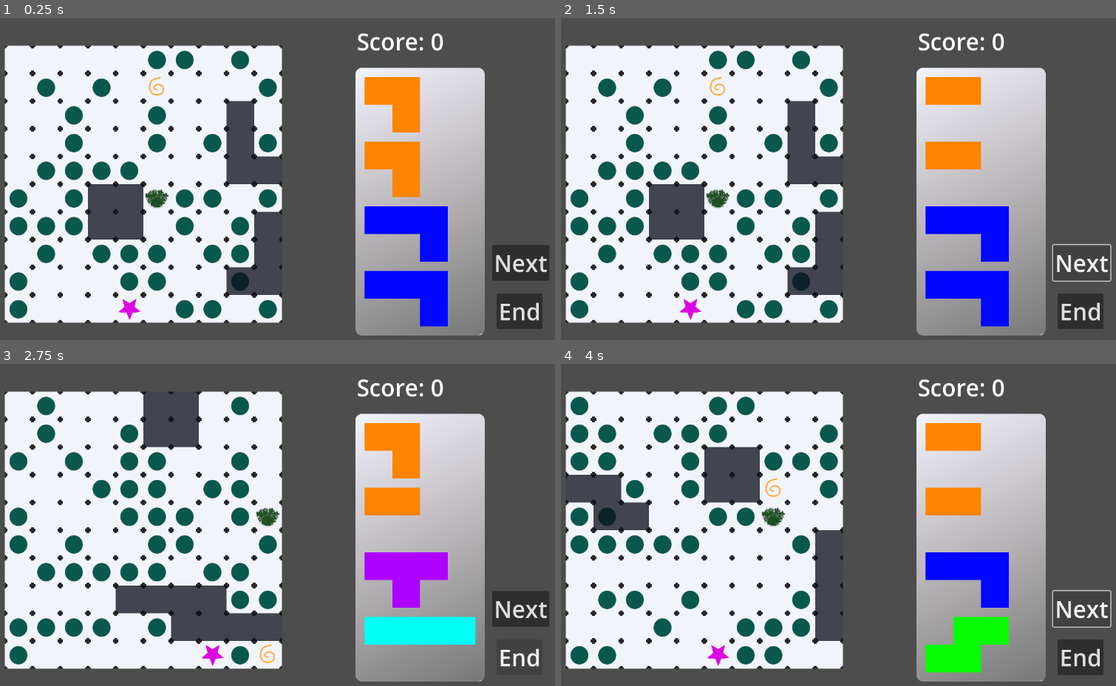
Above: before the commit, frames 1-4 (two rows, left to right).
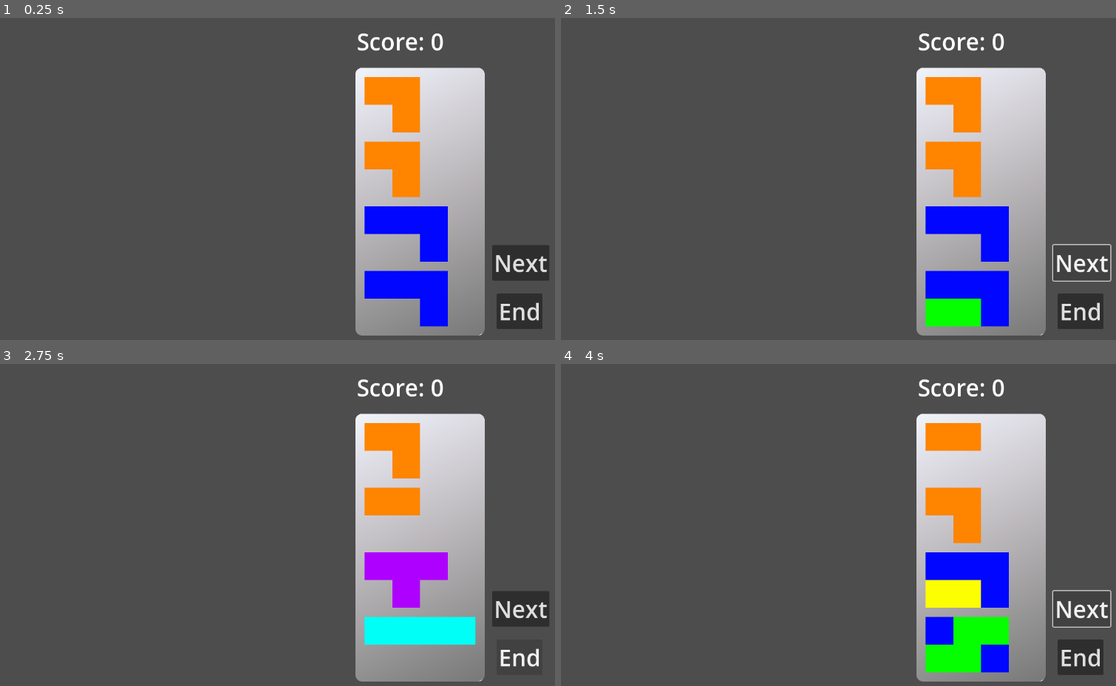
Above: after the commit, the same moments.

Repository: mDuo13/ld54
Game: Godot game, scene res://Scenes/PlayGame.tscn
The game is run twice, just before and just after one commit, with the same random seed, the same clock (stepped at 60 frames per second) and the same inputs.
Inputs:
- Up to frame 1 (0.25 s): no input
- Up to frame 2 (1.5 s): click "Next" at 0.5 s; click "Next" at 1.25 s
- Up to frame 3 (2.75 s): click "End" at 2 s
- Up to frame 4 (4 s): click "End" at 2.75 s; click "Next" at 3.5 s

The runs differ from the first frame. In frame 1, 38% of the frame differs, in the area x 0-51%, y 8-95%; in frame 2, 40%; in frame 3, 38%; in frame 4, 40%, in the area x 0-81%, y 8-96%.
Error after the commit: Parse Error: Identifier "TBD" not declared in the current scope. (res://Scripts/plate.gd:226)

Commit message:
incomplete... place piece using 2d cells

Diff:
--- a/Scripts/plate.gd
+++ b/Scripts/plate.gd
@@ -196,27 +196,41 @@
 		print("Encircled?:", is_encircled(map_coords))
 		#cycle_food_at(map_coords)
 
+func test_piece_placement(base_coords:Vector2i, cells2d: Array, color: String) -> Array[Vector2i]:
+	var q_change = []
+	for dx in range(cells2d.size()):
+		for dy in range(cells2d[dx].size()):
+			if not cells2d[dx][dy]:
+				# not a filled cell
+				continue
+			var cell_coords = base_coords + Vector2i(dx, dy)
+
+			if oob(cell_coords):
+				print("oob piece drop @ square", cell_coords)
+				return []
+			if is_occupied(cell_coords):
+				print("blocked @", cell_coords)
+				return []
+			if adacent_to_color(cell_coords, color):
+				print("adjacency problem @", cell_coords)
+				return []
+			q_change.append(cell_coords)
+	return q_change
+
 func _on_piece_drop(pos: Vector2i, piece: Piece):
 	var coords = map_coords_of(pos, true) # based on top left corner of piece hitbox
+	var color : String = piece.piece.type
 	#TODO: handle rotation, maybe some other stuff
-	var q_change = []
+
 	var bump_score = 0
-	for i in range(piece.piece.cells.size()):
-		if not piece.piece.cells[i]:
-			continue
-		var cell_coords = coords + Vector2i(i%4, i/4)
-		if oob(cell_coords):
-			print("oob piece drop @ square", cell_coords)
-			return
-		if is_occupied(cell_coords):
-			print("blocked @", cell_coords)
-			return
-		if adacent_to_color(cell_coords, piece.piece.type):
-			print("adjacency problem @", cell_coords)
-			return
-		q_change.append(cell_coords)
+	var cells2d : Array = TBD#TODO: piece.piece.cells?? ### grumble, "nested typed collections" like Array[Array[int]] aren't supported
+	var q_change = test_piece_placement(coords, cells2d, color)
+
+	if not q_change.size():
+		return
+
 	for set_coords in q_change:
-		put_food_at(piece.piece.type, set_coords)
+		put_food_at(color, set_coords)
 		if scoring_at(set_coords) == 1: # Regular space, add to score
 			bump_score += piece.score_value()
 	if bump_score:
